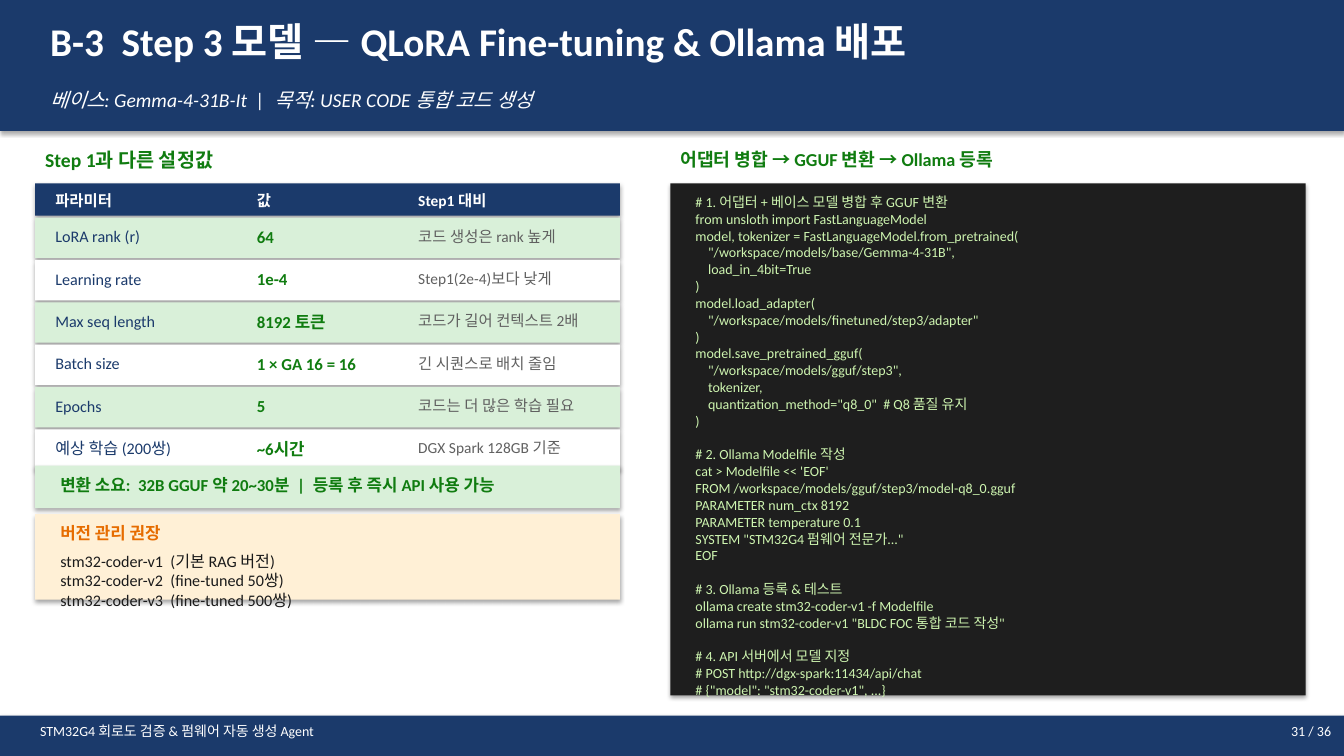
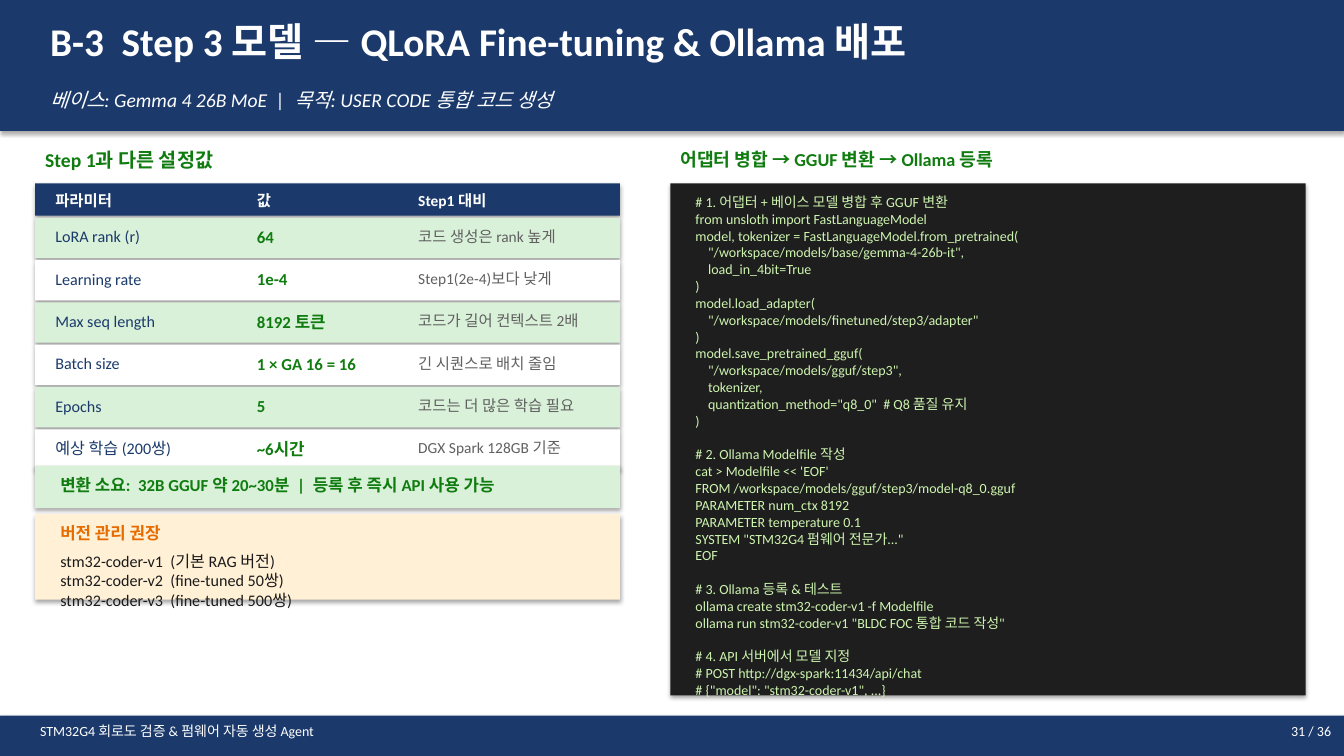
Before and after one commit to younlea/MotorDriveForge, a slide deck: slide 31 of STM32G4_Agent_Plan.pptx. Drawn at 1344x756 pixels with LibreOffice and Linux fonts; fonts in the diff are those of the drawing. Boxes give left, top, right and bottom in pixels: in the first picture for what was removed or moved away, otherwise in the second. Text is boxed around its words. In the diff, an @@ line names an element or a change of style, - is before the commit and + after.

```diff
--- a/STM32G4_Agent_Plan.pptx
+++ b/STM32G4_Agent_Plan.pptx
@@ text at <box>50,90,553,109</box>: text changed @@
-베이스: Gemma-4-31B-It | 목적: USER CODE 통합 코드 생성
+베이스: Gemma 4 26B MoE | 목적: USER CODE 통합 코드 생성
@@ text at <box>695,195,1019,699</box>: text changed @@
-# 1. 어댑터 + 베이스 모델 병합 후 GGUF 변환
-from unsloth import FastLanguageModel
-model, tokenizer = FastLanguageModel.from_pretrained(
-"/workspace/models/base/Gemma-4-31B",
-load_in_4bit=True
-)
-model.load_adapter(
-"/workspace/models/finetuned/step3/adapter"
-)
-model.save_pretrained_gguf(
-"/workspace/models/gguf/step3",
-tokenizer,
-quantization_method="q8_0" # Q8 품질 유지
-)
-# 2. Ollama Modelfile 작성
-cat > Modelfile << 'EOF'
-FROM /workspace/models/gguf/step3/model-q8_0.gguf
-PARAMETER num_ctx 8192
-PARAMETER temperature 0.1
-SYSTEM "STM32G4 펌웨어 전문가..."
-EOF
-# 3. Ollama 등록 & 테스트
-ollama create stm32-coder-v1 -f Modelfile
-ollama run stm32-coder-v1 "BLDC FOC 통합 코드 작성"
-# 4. API 서버에서 모델 지정
-# POST http://dgx-spark:11434/api/chat
-# {"model": "stm32-coder-v1", ...}
+# 1. 어댑터 + 베이스 모델 병합 후 GGUF 변환
+from unsloth import FastLanguageModel
+model, tokenizer = FastLanguageModel.from_pretrained(
+"/workspace/models/base/gemma-4-26b-it",
+load_in_4bit=True
+)
+model.load_adapter(
+"/workspace/models/finetuned/step3/adapter"
+)
+model.save_pretrained_gguf(
+"/workspace/models/gguf/step3",
+tokenizer,
+quantization_method="q8_0" # Q8 품질 유지
+)
+# 2. Ollama Modelfile 작성
+cat > Modelfile << 'EOF'
+FROM /workspace/models/gguf/step3/model-q8_0.gguf
+PARAMETER num_ctx 8192
+PARAMETER temperature 0.1
+SYSTEM "STM32G4 펌웨어 전문가..."
+EOF
+# 3. Ollama 등록 & 테스트
+ollama create stm32-coder-v1 -f Modelfile
+ollama run stm32-coder-v1 "BLDC FOC 통합 코드 작성"
+# 4. API 서버에서 모델 지정
+# POST http://dgx-spark:11434/api/chat
+# {"model": "stm32-coder-v1", ...}
```
Also in this commit, not shown: 15 other slides changed, 8 other files.
